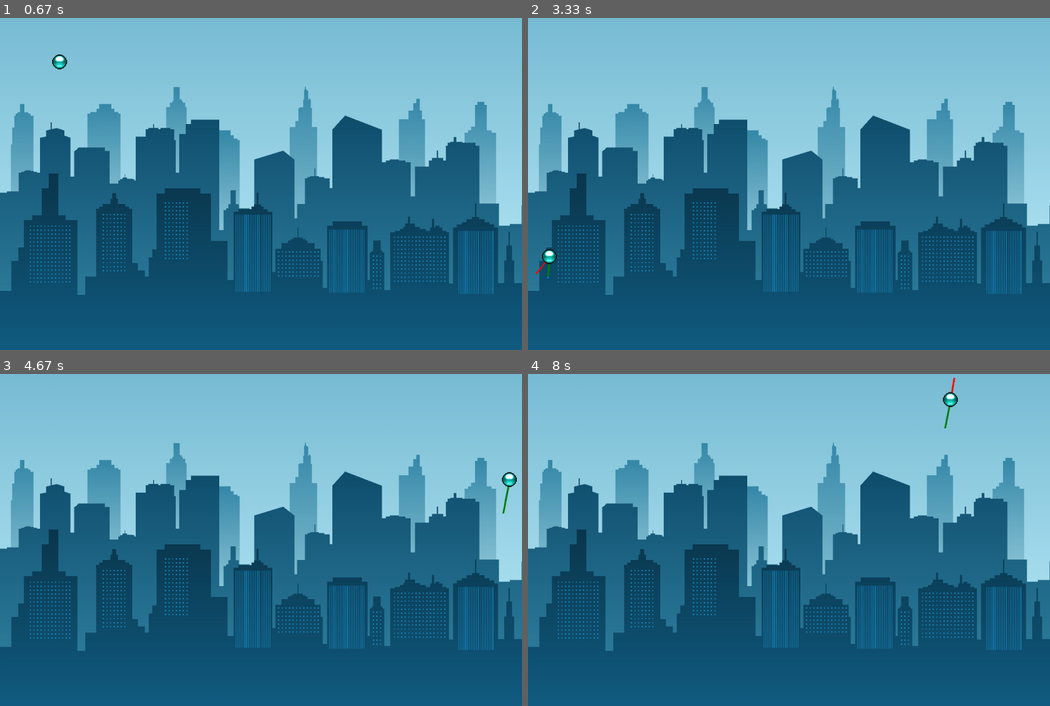
Above: before the commit, frames 1-4 (two rows, left to right).
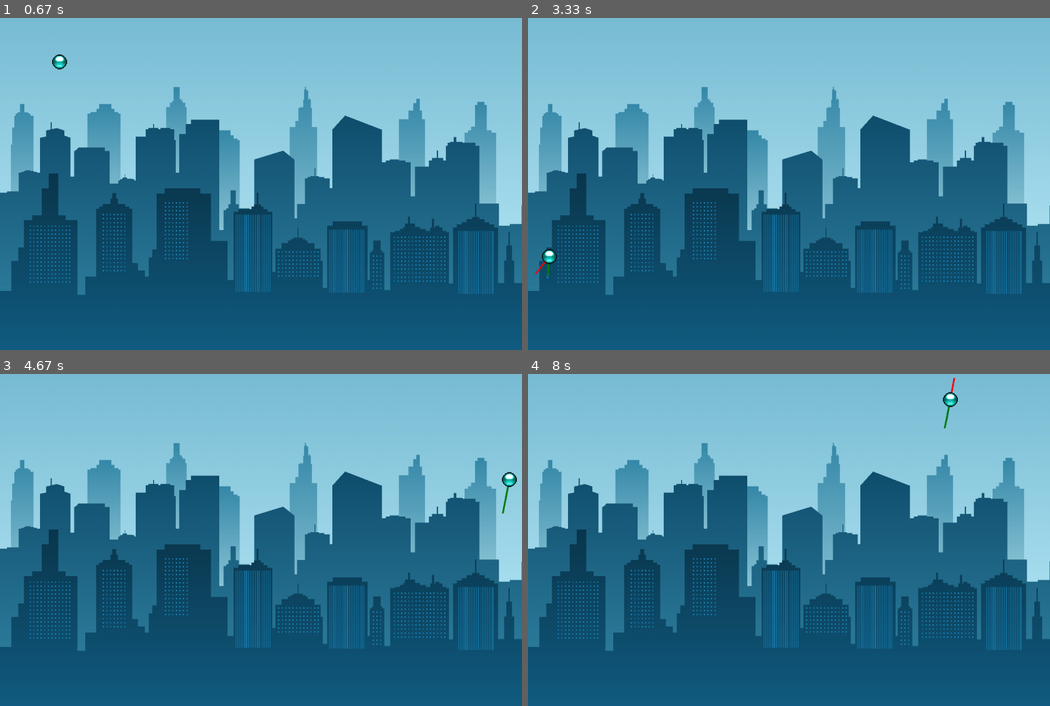
Above: after the commit, the same moments.

Repository: marstom/pygames-physics-fun
Game: pygame game, started from game.py
The game is run twice, just before and just after one commit, with the same random seed, the same clock (stepped at 60 frames per second) and the same inputs.
Inputs:
- Up to frame 1 (0.67 s): hold D from 0.33 s (still down)
- Up to frame 2 (3.33 s): release D at 0.8 s; hold W 0.83-1.3 s; hold D 1.33-1.8 s; hold S 2.4-2.7 s; hold A 2.73-3.13 s; hold W from 3.17 s (still down)
- Up to frame 3 (4.67 s): release W at 3.53 s; hold D 3.57-4.2 s; hold S 4.23-4.6 s
- Up to frame 4 (8 s): hold W 5.63-5.93 s; hold S 7.03-7.33 s; hold W from 7.8 s (still down)

Frame 1 is identical in both runs. In frame 2, less than 0.1% of the frame differs, in the area x 1-5%, y 73-79%; in frame 3, less than 0.1%; in frame 4, less than 0.1%, in the area x 79-82%, y 1-17%.

Commit message:
move to vector math

Diff:
--- a/sprites/autko.py
+++ b/sprites/autko.py
@@ -18,6 +18,7 @@
     accel: AccDir = AccDir.STOP
 
     FRICT = False
+    SPEED_LIMIT = False
 
     def __init__(self, screen: Surface, x=120, y=120):
         super().__init__()
@@ -28,6 +29,7 @@
         self.rect = self.image.get_rect()
         self.rect.x = x
         self.rect.y = y
+        self.position = Vector2(self.rect.x, self.rect.y)
 
         self.velocity = Vector2(0, 0)
         self.acceleration = Vector2(0, 0)
@@ -39,7 +41,6 @@
             self.acceleration = Vector2(0.1, 0)
         if dir == AccDir.BACKWARD:
             self.acceleration = Vector2(-0.1, 0)
-            # self.acceleration.x = -0.6
 
     def accelerate_stop(self):
         self.accel = AccDir.STOP
@@ -65,11 +66,51 @@
         self._move_model_update()
         self._turning_update()
         self.__debug_prints()
+        self._visualise_vectors()
 
+        # Screen scroll
+        self.rect.x %= SCREEN_W
+        self.rect.y %= SCREEN_H
+
+    def _move_model_update(self):
+        # self.acceleration = self.acceleration.rotate(self.turn_value_degrees)
+        self.position.x = self.rect.x
+        self.position.y = self.rect.y
+
+        self.velocity += self.acceleration.rotate(self.turn_value_degrees)
+
+        if self.FRICT:
+            if self.velocity.length() != 0:
+                friction_force = -self.velocity.normalize() * self.coefficient_of_friction
+                self.velocity += friction_force
+        # self.position.x += self.velocity.x
+        # self.rect.y += self.velocity.y
+        self.position += self.velocity
+
+        # robi rogal
+        if self.SPEED_LIMIT:
+            if abs(self.velocity.x) >= abs(self.top_speed):
+                self.velocity.x = self.top_speed if self.velocity.x > 0 else -self.top_speed
+            if abs(self.velocity.y) >= abs(self.top_speed):
+                self.velocity.y = self.top_speed if self.velocity.y > 0 else -self.top_speed
+        self.rect.x = self.position.x
+        self.rect.y = self.position.y
+
+    def _turning_update(self):
+        self.turn_value_degrees += self.turn_speed
+        self.turn_value_degrees %= 360.00
+
+    def __debug_prints(self):
+        print(f"Turn: {self.turn_value_degrees}")
+        print(f"pos x y: {self.rect} {self.position}")
+        print(f"Vel: {self.velocity}")
+
+    def _visualise_vectors(self):
         # Draw direction vectors
         x = self.rect.x
         y = self.rect.y
-        pos = Vector2(x + self.rect.h / 2, y + self.rect.h / 2)
+        # pos = Vector2(x + self.rect.h / 2, y + self.rect.h / 2)
+        pos = self.position + Vector2(self.rect.h / 2, self.rect.w / 2)
         if self.acceleration.length() > 0:
             pygame.draw.line(
                 self.screen,
@@ -82,33 +123,3 @@
             pygame.draw.line(self.screen, (0, 125, 255), self.velocity.normalize() * 50 + pos, pos, 4)
         if self.velocity.length() > 0:
             pygame.draw.line(self.screen, (0, 125, 0), self.velocity * 10 + pos, pos, 4)
-
-        self.rect.x %= SCREEN_W
-        self.rect.y %= SCREEN_H
-        # return super().update(*args, **kwargs)
-
-    def _move_model_update(self):
-        # self.acceleration = self.acceleration.rotate(self.turn_value_degrees)
-        self.velocity += self.acceleration.rotate(self.turn_value_degrees)
-
-        if self.FRICT:
-            if self.velocity.length() != 0:
-                friction_force = -self.velocity.normalize() * self.coefficient_of_friction
-                self.velocity += friction_force
-        self.rect.x += self.velocity.x
-        self.rect.y += self.velocity.y
-
-        # robi rogal
-        if abs(self.velocity.x) >= abs(self.top_speed):
-            self.velocity.x = self.top_speed if self.velocity.x > 0 else -self.top_speed
-        if abs(self.velocity.y) >= abs(self.top_speed):
-            self.velocity.y = self.top_speed if self.velocity.y > 0 else -self.top_speed
-
-    def _turning_update(self):
-        self.turn_value_degrees += self.turn_speed
-        self.turn_value_degrees %= 360.00
-
-    def __debug_prints(self):
-        print(f"Turn: {self.turn_value_degrees}")
-        print(f"pos x y: {self.rect}")
-        print(f"Vel: {self.velocity}")
Not shown, changed: Makefile
